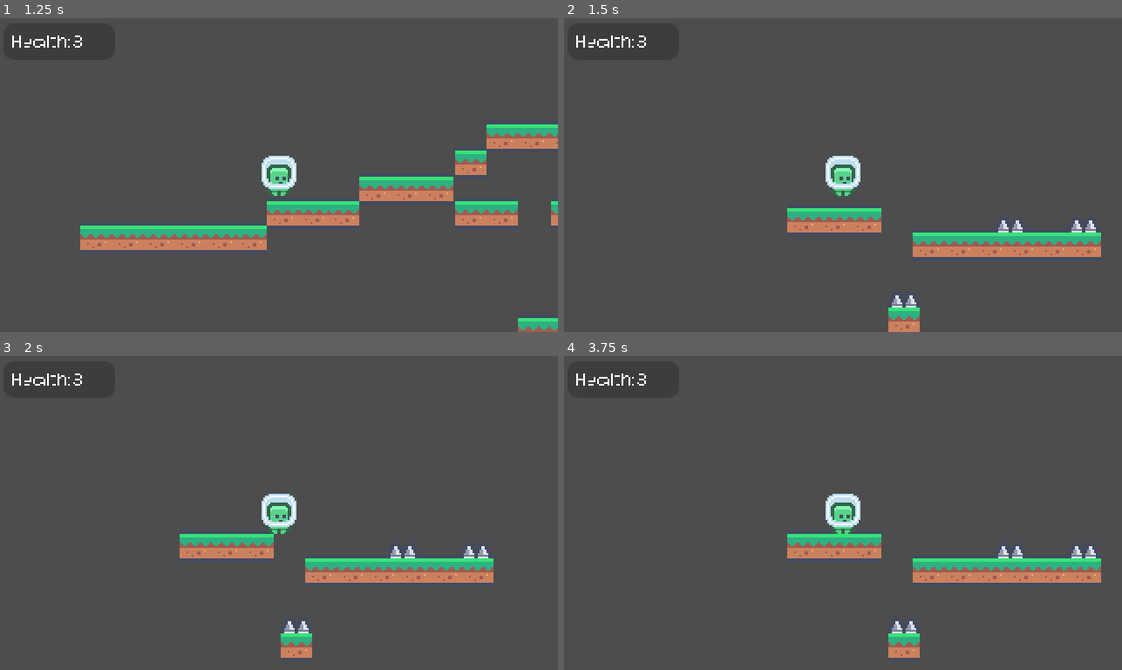
Above: before the commit, frames 1-4 (two rows, left to right).
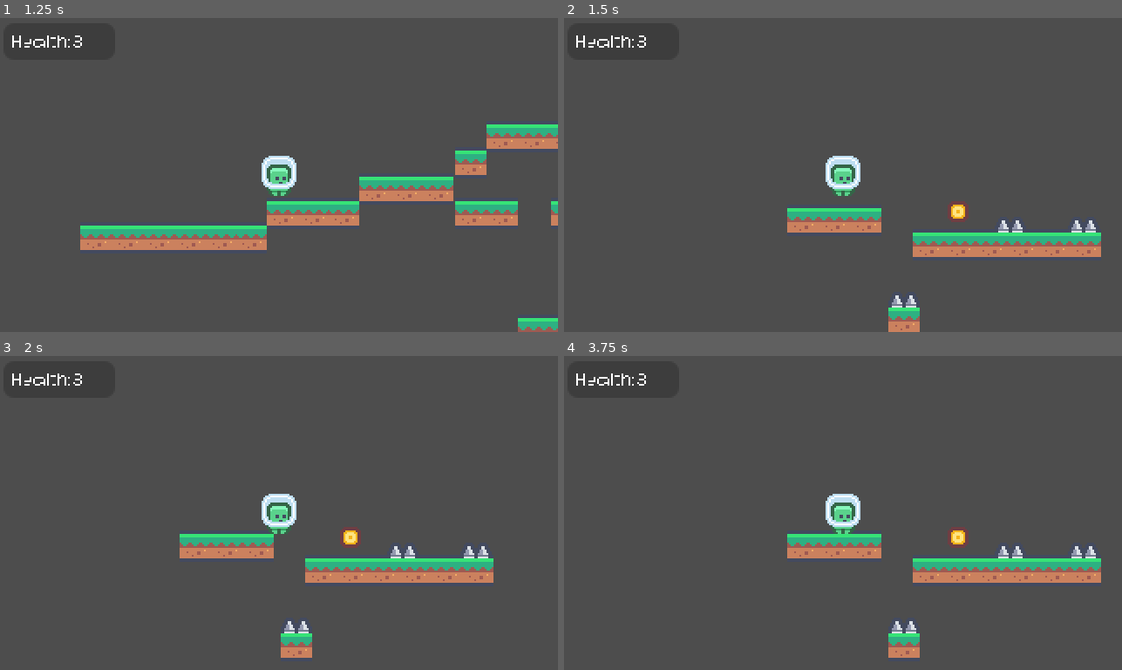
Above: after the commit, the same moments.

Repository: platz-halter/mario_clone
Game: Godot game, scene res://world.tscn
Same seed, same stepped clock (60 frames per second), same inputs: the game is played once before the commit and once after it.
Inputs:
- Up to frame 1 (1.25 s): tap Enter at 0.5 s; hold Right (ui_right) from 0.53 s (still down); hold Shift (dash) from 0.53 s (still down); tap Up (ui_up) at 0.77 s
- Up to frame 2 (1.5 s): keep holding Right (ui_right); release Shift (dash) at 1.28 s; tap 1 (sys_level1) at 1.35 s
- Up to frame 3 (2 s): keep holding Right (ui_right); tap Up (ui_up) at 1.52 s
- Up to frame 4 (3.75 s): release Right (ui_right) at 2.03 s; hold Left (ui_left) 2.03-2.78 s; tap 2 (sys_level2) at 2.1 s; hold Right (ui_right) from 2.78 s (still down); tap Shift (dash) at 2.85 s; tap Up (ui_up) at 3.02 s; tap 1 (sys_level1) at 3.6 s

Frame 1 is identical in both runs. In frame 2, 0.2% of the frame differs, in the area x 68-73%, y 58-65%; in frame 3, 0.2%; in frame 4, 0.2%.

Commit message:
Added coins

Diff:
--- a/Levels/level_1.tscn
+++ b/Levels/level_1.tscn
@@ -1,8 +1,9 @@
-[gd_scene load_steps=4 format=3 uid="uid://dqy1bgyeg2jo4"]
+[gd_scene load_steps=5 format=3 uid="uid://dqy1bgyeg2jo4"]
 
 [ext_resource type="PackedScene" uid="uid://dhs7x7suf33og" path="res://Objects/Blocks/Grass/grass_floor.tscn" id="2_80btb"]
 [ext_resource type="PackedScene" uid="uid://d3nmtktli0buh" path="res://Objects/Utils/player_start.tscn" id="3_gwb31"]
 [ext_resource type="PackedScene" uid="uid://dxftjpgp8q6ol" path="res://Objects/LevelElements/spikes.tscn" id="3_ip3kg"]
+[ext_resource type="PackedScene" uid="uid://iam8m73tj80w" path="res://Objects/LevelElements/coins.tscn" id="4_8g5h2"]
 
 [node name="level_1" type="Node2D"]
 
@@ -53,3 +54,6 @@
 
 [node name="spikes3" parent="." instance=ExtResource("3_ip3kg")]
 position = Vector2(237, 55)
+
+[node name="coin" parent="." instance=ExtResource("4_8g5h2")]
+position = Vector2(165, 52)
--- /dev/null
+++ b/Objects/LevelElements/coins.gd
@@ -0,0 +1,13 @@
+extends Area2D
+
+
+# Called when the node enters the scene tree for the first time.
+func _ready():
+	pass # Replace with function body.
+
+
+# Called every frame. 'delta' is the elapsed time since the previous frame.
+func _process(delta):
+	if not is_in_group("coins"):
+		print("DEL ME NOW")
+		self.queue_free()
--- /dev/null
+++ b/Objects/LevelElements/coins.tscn
@@ -0,0 +1,17 @@
+[gd_scene load_steps=4 format=3 uid="uid://iam8m73tj80w"]
+
+[ext_resource type="Script" path="res://Objects/LevelElements/coins.gd" id="1_0svmw"]
+[ext_resource type="Texture2D" uid="uid://b0y3hwvy7p763" path="res://Assets/Tiles/tile_0151.png" id="1_otln8"]
+
+[sub_resource type="RectangleShape2D" id="RectangleShape2D_4gvwt"]
+size = Vector2(14, 14)
+
+[node name="coin" type="Area2D" groups=["coins"]]
+script = ExtResource("1_0svmw")
+
+[node name="hitbox" type="CollisionShape2D" parent="."]
+visible = false
+shape = SubResource("RectangleShape2D_4gvwt")
+
+[node name="sprite" type="Sprite2D" parent="."]
+texture = ExtResource("1_otln8")
